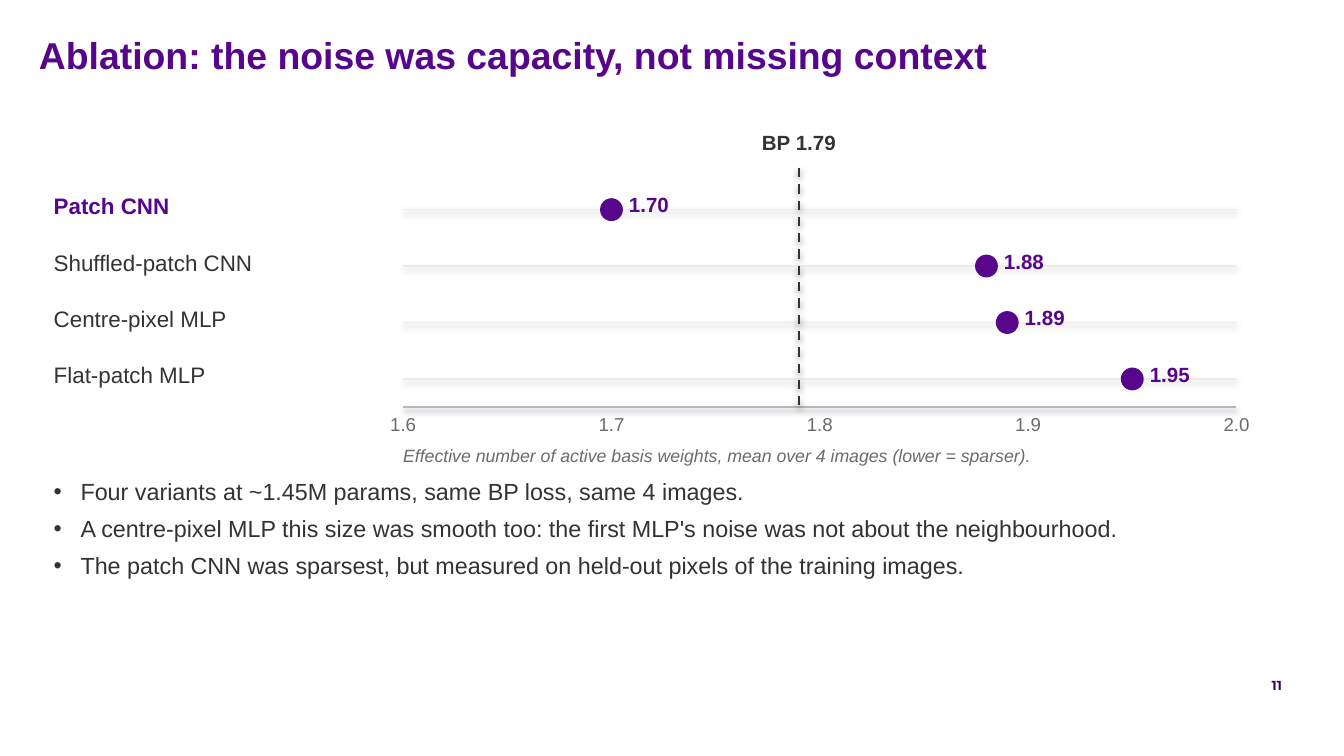
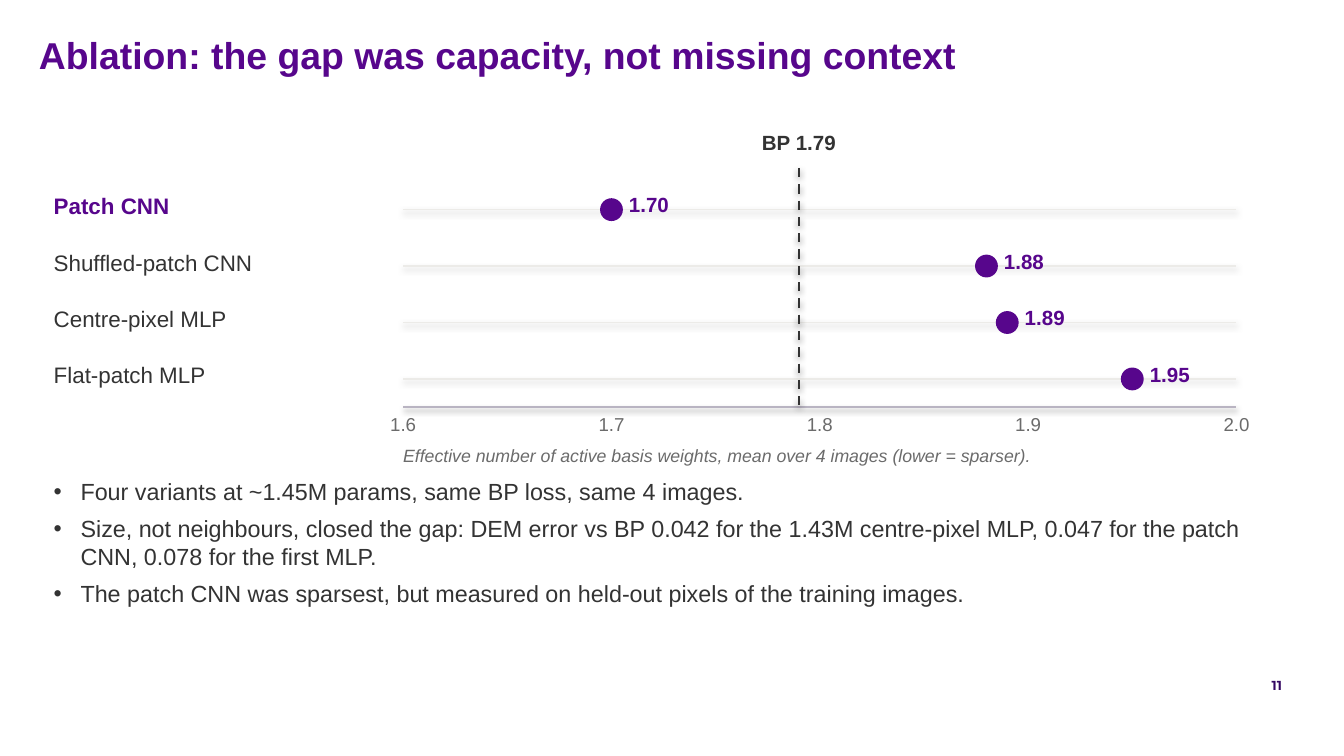
Before and after one commit to FruitPnchSamuraiG/solar-dem-inversion, a slide deck: slide 11 of slides/DEM_deck_v2.pptx. Drawn at 1344x756 pixels with LibreOffice and Linux fonts; fonts in the diff are those of the drawing; background and template pictures are left out. Boxes give left, top, right and bottom in pixels: in the first picture for what was removed or moved away, otherwise in the second. Text is boxed around its words. In the diff, an @@ line names an element or a change of style, - is before the commit and + after.

Commit message:
slides: reframe slides 10-11 on accuracy, not noise
The June per-pixel MLP, retrained with unchanged code, is smooth but further
from BP (DEM error 0.078 vs the patch CNN's 0.047). The 1.43M centre-pixel
MLP is closest of all (0.042), so the gap was size, not missing neighbours.
Slide 10 gets the new three-curve figure; slide 11's title and second point
follow the numbers.

```diff
--- a/slides/DEM_deck_v2.pptx
+++ b/slides/DEM_deck_v2.pptx
@@ text at (x1=39, y1=42, x2=956, y2=77): text changed @@
-Ablation: the noise was capacity, not missing context
+Ablation: the gap was capacity, not missing context
@@ text at (x1=81, y1=520, x2=1239, y2=568): text changed @@
-• A centre-pixel MLP this size was smooth too: the first MLP's noise was not about the neighbourhood.
+• Size, not neighbours, closed the gap: DEM error vs BP 0.042 for the 1.43M centre-pixel MLP, 0.047 for the patch CNN, 0.078 for the first MLP.
```
Also in this commit, not shown: 1 other slide changed, 5 other files.
